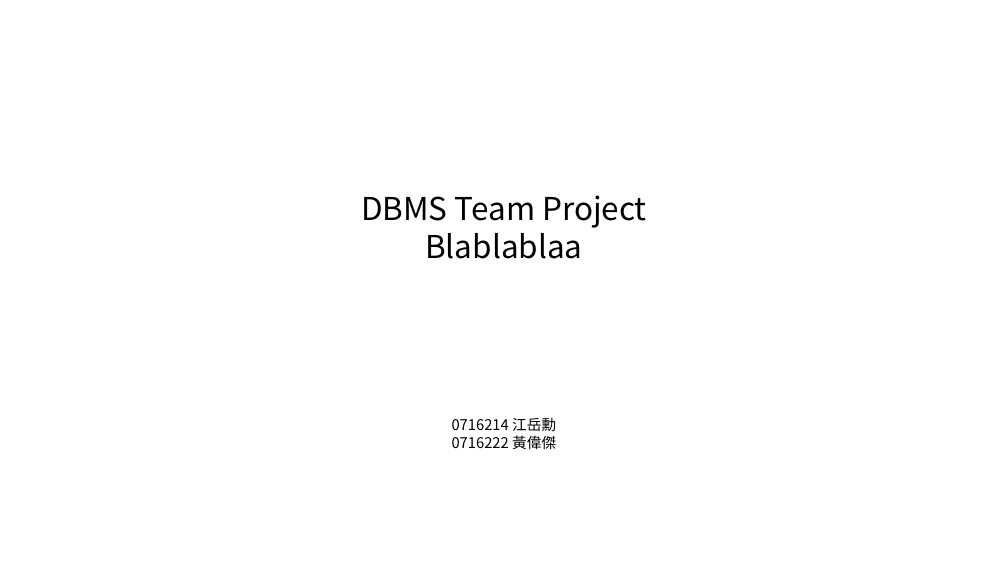
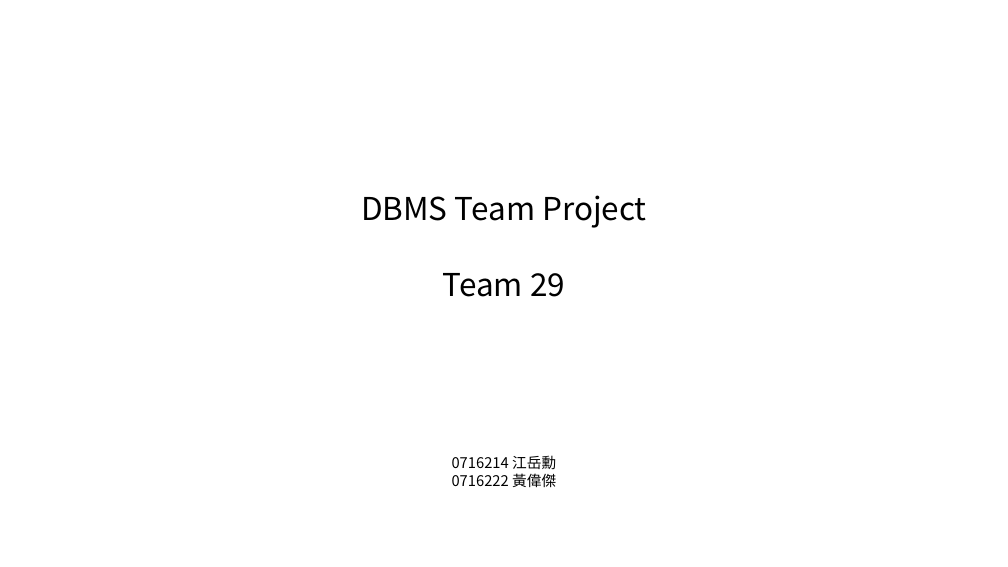
Before and after one commit to hm-ysjiang/NCTU-DB-proj, a slide deck: slide 1 of proposal/Proj_Report.pptx. Drawn at 1008x567 pixels with LibreOffice and Linux fonts; fonts in the diff are those of the drawing. Boxes give left, top, right and bottom in pixels: in the first picture for what was removed or moved away, otherwise in the second. Text is boxed around its words. In the diff, an @@ line names an element or a change of style, - is before the commit and + after.

```diff
--- a/proposal/Proj_Report.pptx
+++ b/proposal/Proj_Report.pptx
@@ text at bbox=[443, 273, 565, 297]: text changed @@
-Blablablaa
+Team 29
```
Also in this commit, not shown: 1 slide added.
